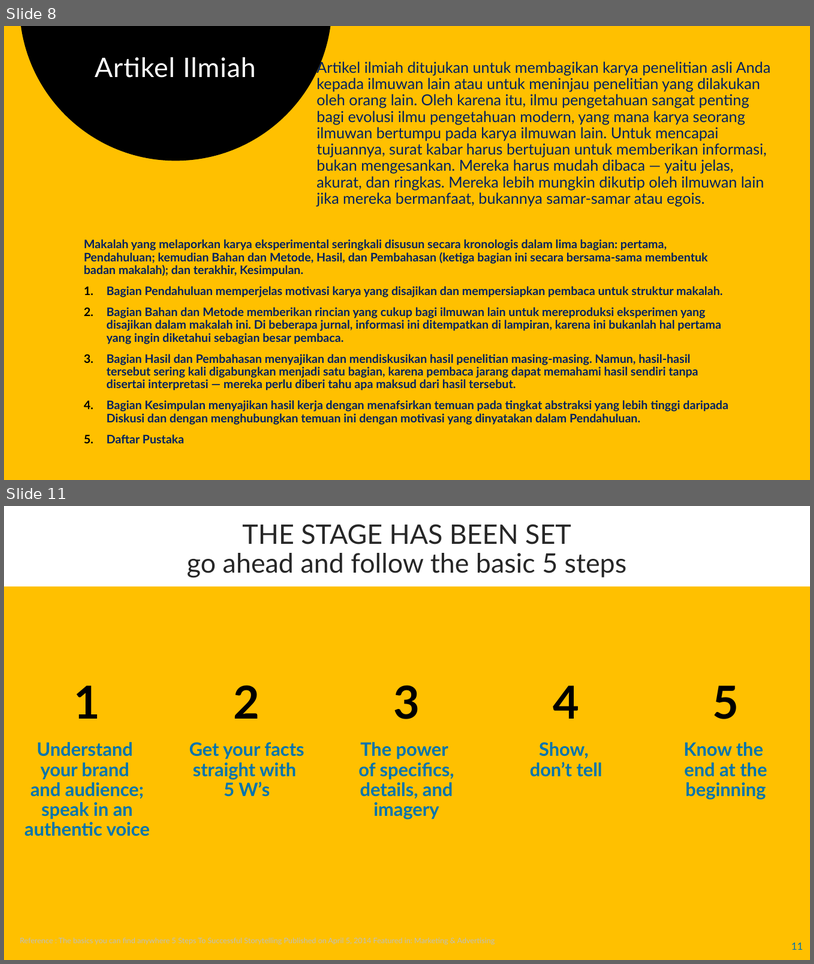
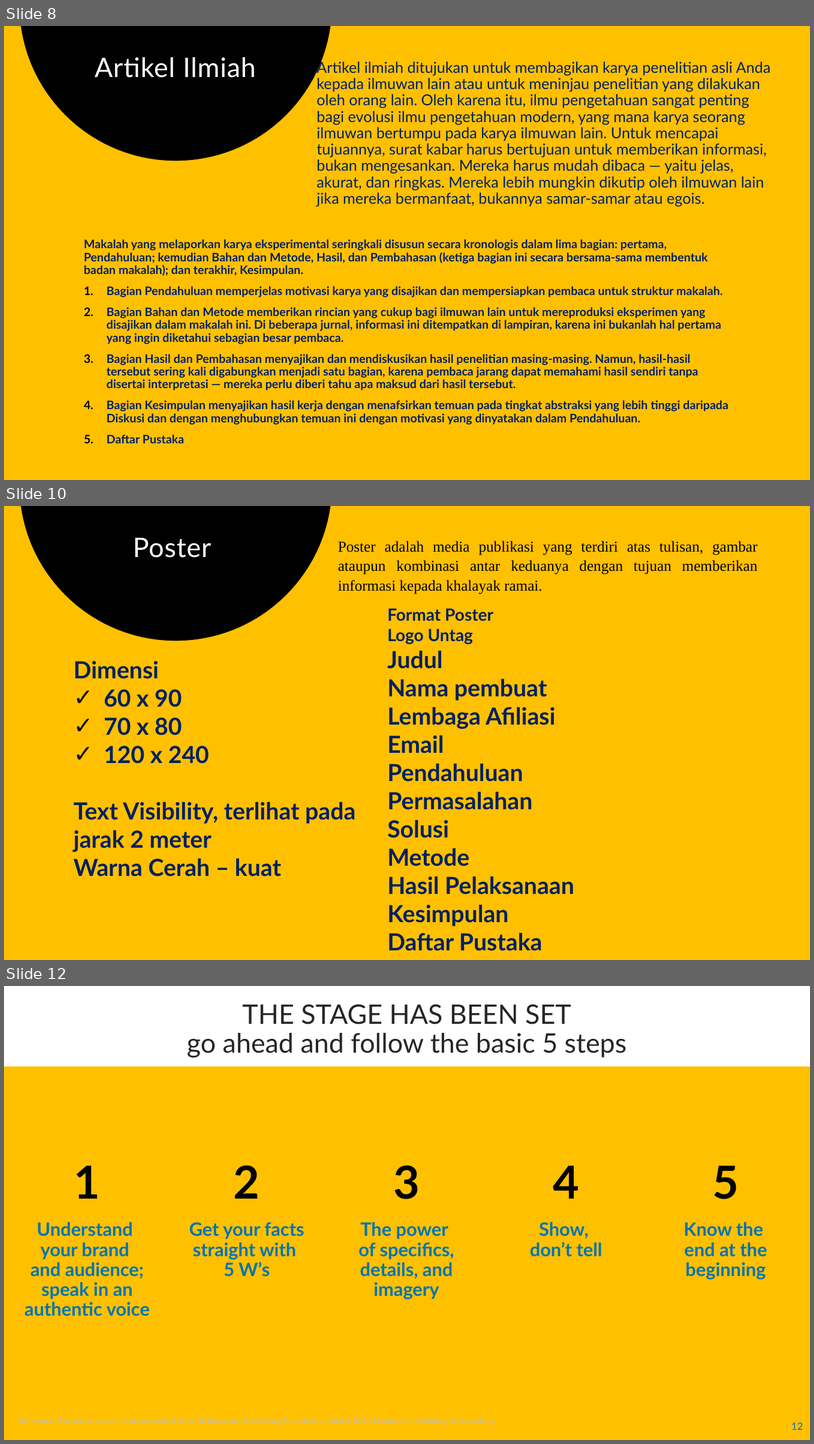
Before and after one commit to chariotofthesun/kkngenap2024, a slide deck: petunjuk teknis luaran kkn untag sby.pptx. Shown one above the other, each under a label of ours: slides 8 and 11 before the commit, slides 8, 10 and 12 after it; the slides between them are not shown. The pictures are 814x964 and 814x1444 pixels, drawn with LibreOffice and Linux fonts; fonts in the diff are those of the drawing. Boxes give left, top, right and bottom in pixels: in the first picture for what was removed or moved away, otherwise in the second. Text is boxed around its words. In the diff, an @@ line names an element or a change of style, - is before the commit and + after.

```diff
--- a/petunjuk teknis luaran kkn untag sby.pptx
+++ b/petunjuk teknis luaran kkn untag sby.pptx
@@ slide 10 added at [4, 506, 810, 960], background #FFC000 @@
@@ freeform shape added at [19, 506, 332, 640], fill #000000 @@
@@ title added at [133, 538, 212, 558], 32 pt, text #FFFFFF @@
+Poster
@@ text added at [338, 541, 758, 594], 18 pt, text #000000 @@
+Poster adalah media publikasi yang terdiri atas tulisan, gambar ataupun kombinasi antar keduanya dengan tujuan memberikan informasi kepada khalayak ramai.
@@ text added at [387, 608, 575, 951], 28 pt, text #002060, bold @@
+Format Poster
+Logo Untag
+Judul
+Nama pembuat
+Lembaga Afiliasi
+Email
+Pendahuluan
+Permasalahan
+Solusi
+Metode
+Hasil Pelaksanaan
+Kesimpulan
+Daftar Pustaka
@@ text added at [74, 661, 356, 876], 28 pt, text #002060, bold @@
+Dimensi
+✓ 60 x 90
+✓ 70 x 80
+✓ 120 x 240
+Text Visibility, terlihat pada jarak 2 meter
+Warna Cerah – kuat
@@ what was slide 11 is now slide 12 @@
@@ page number at [792, 1422, 803, 1429]: text changed @@
-11
+12
```
Also in this commit, not shown: 2 slides changed.
